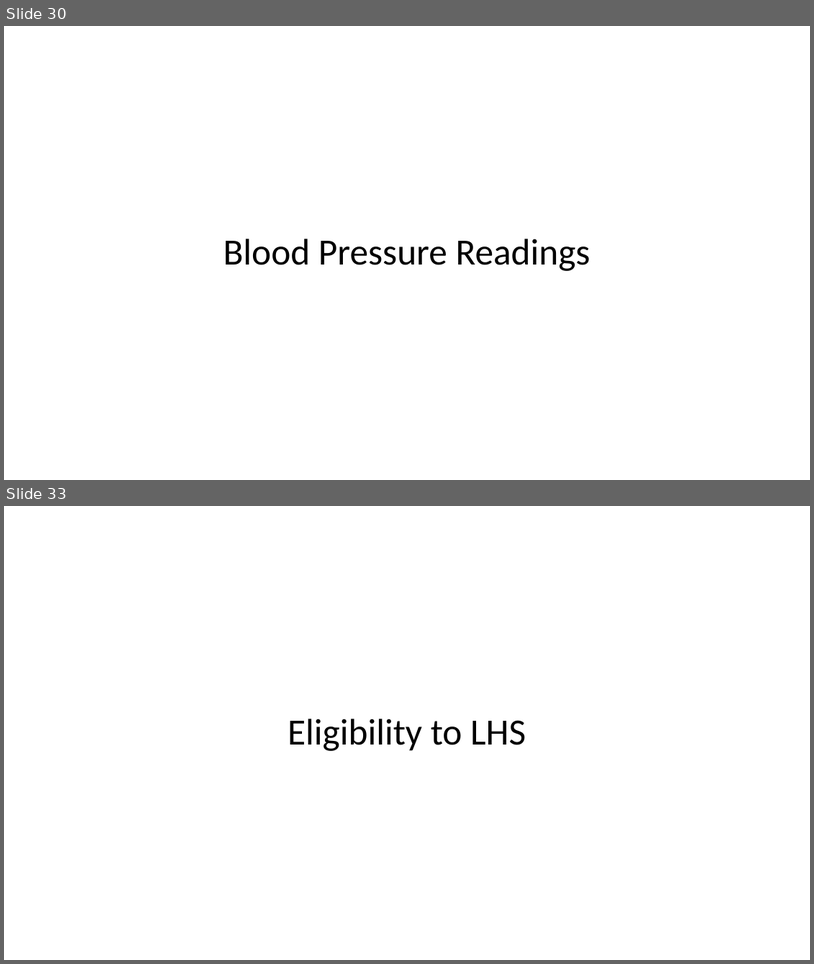
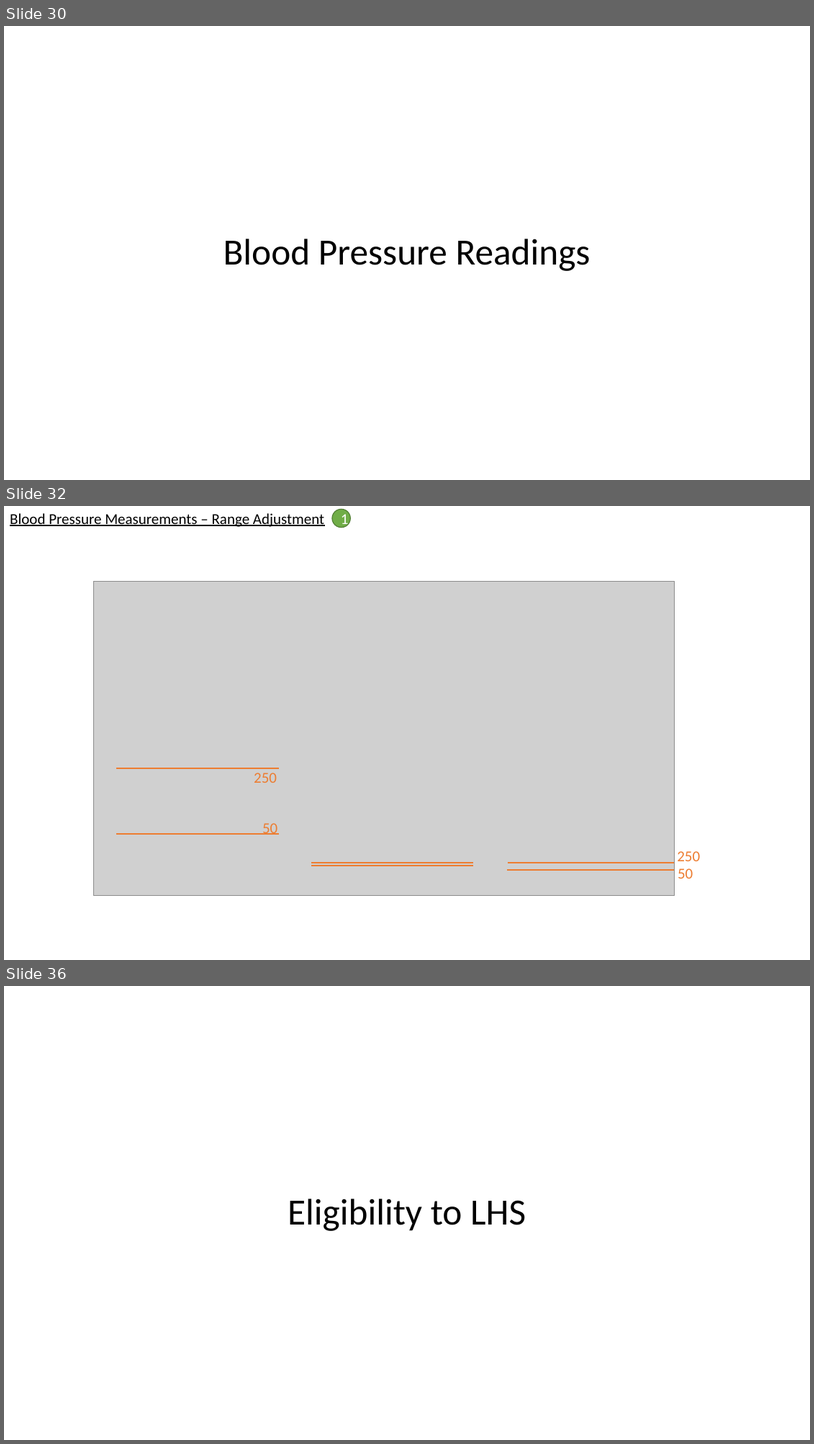
Before and after one commit to UPOD-datascience/ODIN, a slide deck: assets/ppt/data_exploration.pptx. Shown one above the other, each under a label of ours: slides 30 and 33 before the commit, slides 30, 32 and 36 after it; the slides between them are not shown. The pictures are 814x964 and 814x1444 pixels, drawn with LibreOffice and Linux fonts; fonts in the diff are those of the drawing; grey boxes stand for pictures. Boxes give left, top, right and bottom in pixels: in the first picture for what was removed or moved away, otherwise in the second. Text is boxed around its words. In the diff, an @@ line names an element or a change of style, - is before the commit and + after.

Commit message:
blood pressure finish

```diff
--- a/assets/ppt/data_exploration.pptx
+++ b/assets/ppt/data_exploration.pptx
@@ slide 32 added at (4, 506, 810, 960), background #FFFFFF @@
@@ text added at (10, 513, 324, 527), 18 pt, text #000000, underline @@
+Blood Pressure Measurements – Range Adjustment
@@ ellipse added at (332, 509, 350, 527), fill #70AD47, outline #538035 1 pt, 18 pt, text #FFFFFF @@
+1
@@ picture added at (93, 581, 675, 896) @@
@@ line added from (116, 769) to (278, 769), #ED7D31 1.5 pt @@
@@ text added at (254, 772, 277, 782), 18 pt, text #ED7D31 @@
+250
@@ text added at (262, 823, 278, 834), 18 pt, text #ED7D31 @@
+50
@@ line added from (116, 834) to (278, 834), #ED7D31 1.5 pt @@
@@ text added at (677, 851, 700, 861), 18 pt, text #ED7D31 @@
+250
@@ line added from (311, 865) to (473, 865), #ED7D31 1.5 pt @@
@@ line added from (311, 862) to (473, 862), #ED7D31 1.5 pt @@
@@ line added from (507, 870) to (674, 870), #ED7D31 1.5 pt @@
@@ line added from (508, 862) to (674, 862), #ED7D31 1.5 pt @@
@@ text added at (678, 868, 693, 878), 18 pt, text #ED7D31 @@
+50
@@ what was slide 33 is now slide 36 @@
```
Also in this commit, not shown: 4 other slides added, 2 slides removed, 3 other files.
